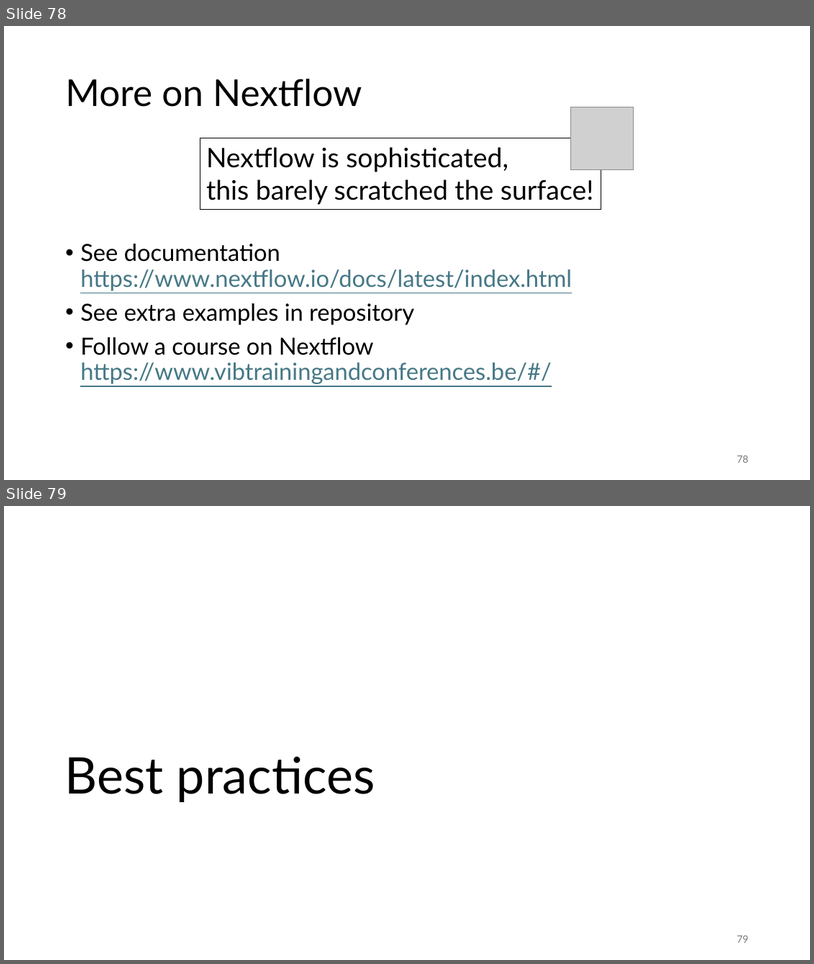
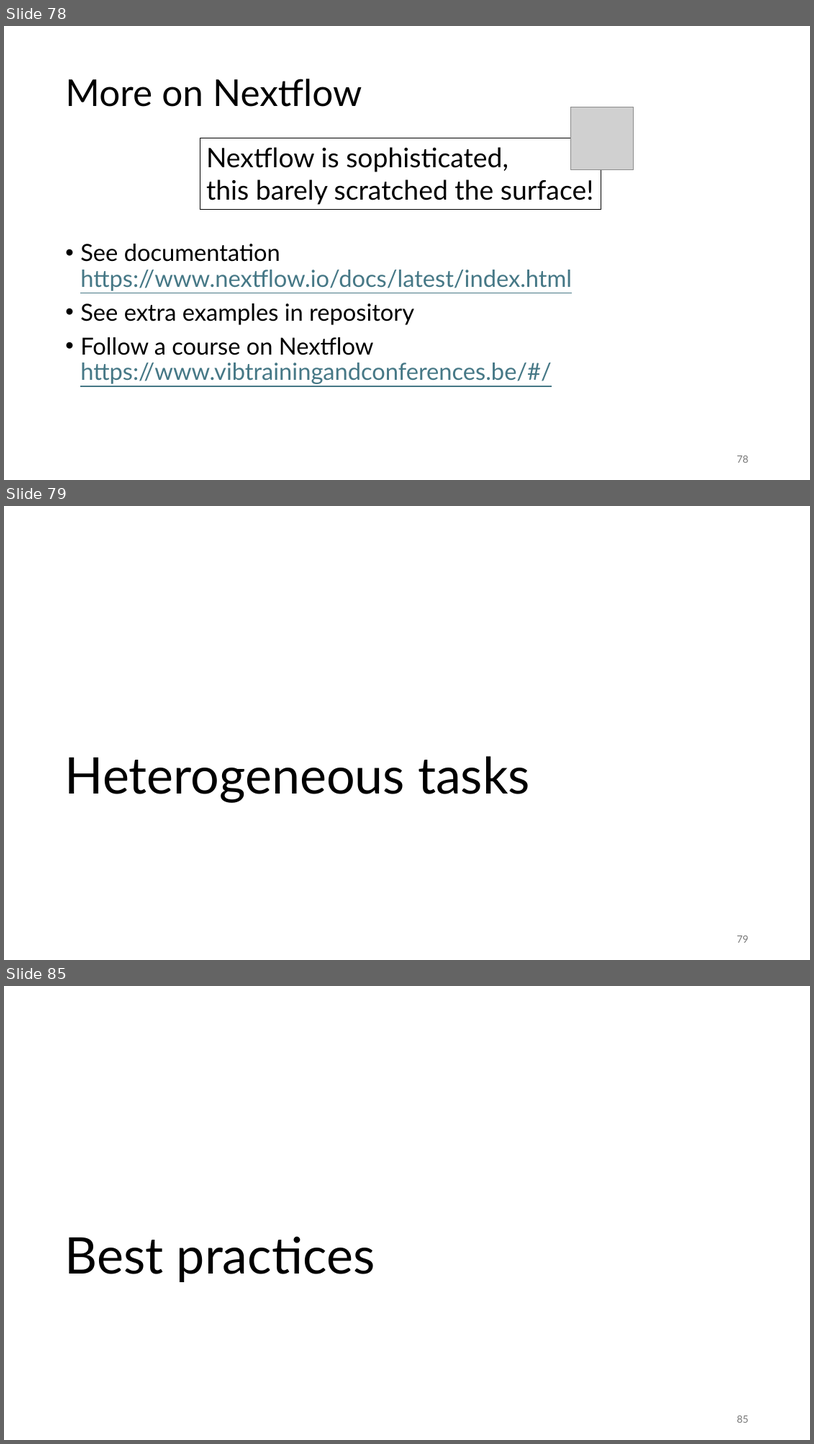
Before and after one commit to gjbex/Workflows-for-HPC, a slide deck: workflow_for_HPC.pptx. Shown one above the other, each under a label of ours: slides 78 and 79 before the commit, slides 78, 79 and 85 after it; the slides between them are not shown. The pictures are 814x964 and 814x1444 pixels, drawn with LibreOffice and Linux fonts; fonts in the diff are those of the drawing; grey boxes stand for pictures. Boxes give left, top, right and bottom in pixels: in the first picture for what was removed or moved away, otherwise in the second. Text is boxed around its words. In the diff, an @@ line names an element or a change of style, - is before the commit and + after.

Commit message:
Add section on heterogeneous jobs

```diff
--- a/workflow_for_HPC.pptx
+++ b/workflow_for_HPC.pptx
@@ slide 79 added at box(4, 506, 810, 960), background #FFFFFF @@
@@ title added at box(65, 756, 530, 803), 60 pt, text #000000 @@
+Heterogeneous tasks
@@ page number added at box(737, 935, 748, 942), 12 pt, text #797979 @@
+79
@@ what was slide 79 is now slide 85 @@
@@ page number at box(737, 1415, 748, 1422): text changed @@
-79
+85
```
Also in this commit, not shown: 5 other slides added.
